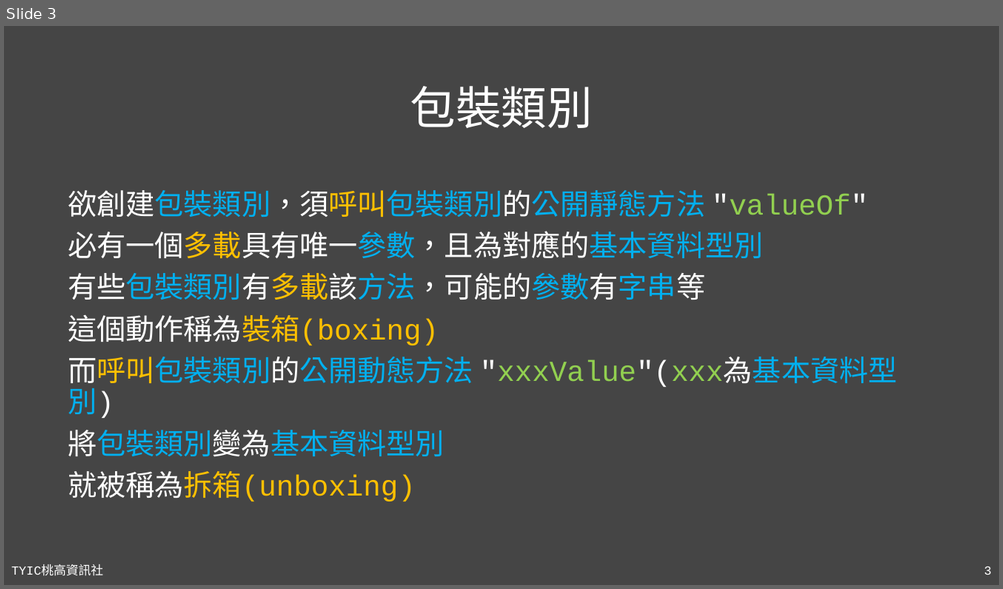
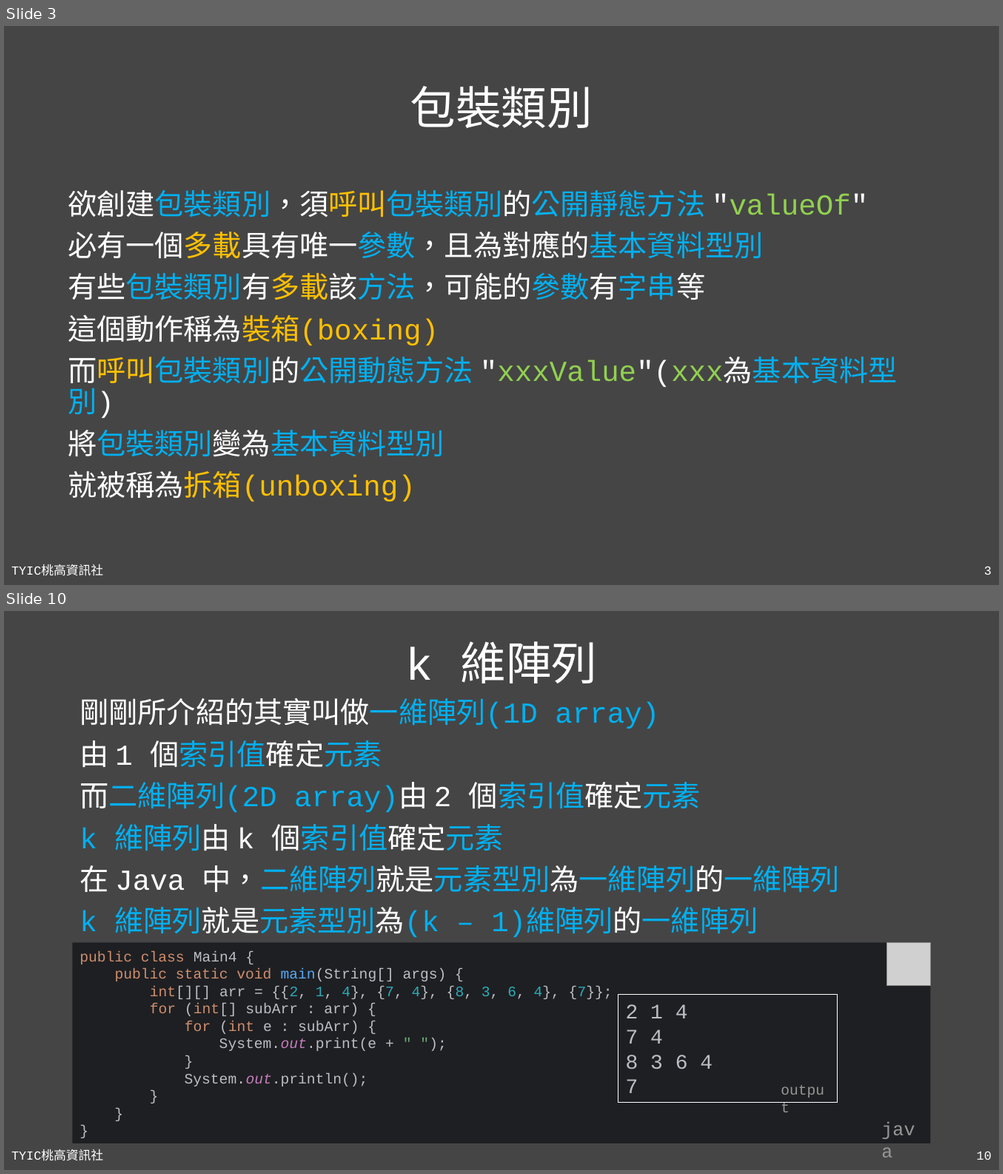
Before and after one commit to TYSHIC/slides, a slide deck: powerpoint/10_包裝類別與工具類別(1).pptx. Shown one above the other, each under a label of ours: slide 3 before the commit, slides 3 and 10 after it; the slides between them are not shown. The pictures are 1003x589 and 1003x1174 pixels, drawn with LibreOffice and Linux fonts; fonts in the diff are those of the drawing; grey boxes stand for pictures. Boxes give left, top, right and bottom in pixels: in the first picture for what was removed or moved away, otherwise in the second. Text is boxed around its words. In the diff, an @@ line names an element or a change of style, - is before the commit and + after.

Commit message:
10_array

```diff
--- a/powerpoint/10_包裝類別與工具類別(1).pptx
+++ b/powerpoint/10_包裝類別與工具類別(1).pptx
@@ slide 10 added at bbox=[4, 611, 999, 1170], background #454545; not listed: 2 template elements that a slide beside it also shows @@
@@ title added at bbox=[405, 641, 597, 684], 44 pt, text #FFFFFF @@
+k 維陣列
@@ text added at bbox=[79, 698, 839, 937], 28 pt, text #00B0F0 @@
+剛剛所介紹的其實叫做一維陣列(1D array)
+由 1 個索引值確定元素
+而二維陣列(2D array)由 2 個索引值確定元素
+k 維陣列由 k 個索引值確定元素
+在 Java 中，二維陣列就是元素型別為一維陣列的一維陣列
+k 維陣列就是元素型別為(k – 1)維陣列的一維陣列
@@ rectangle added at bbox=[73, 943, 930, 1144], fill #1E1F22, 14 pt, text #BCBEC4 @@
+public class Main4 {
+public static void main(String[] args) {
+int[][] arr = {{2, 1, 4}, {7, 4}, {8, 3, 6, 4}, {7}};
+for (int[] subArr : arr) {
+for (int e : subArr) {
+System.out.print(e + " ");
+}
+System.out.println();
+}
+}
+}
@@ picture added at bbox=[887, 943, 930, 986] @@
@@ rectangle added at bbox=[618, 994, 837, 1102], fill #1E1F22, outline #FFFFFF 0.75 pt, 20 pt, text #BCBEC4 @@
+2 1 4
+7 4
+8 3 6 4
+7
@@ text added at bbox=[774, 1077, 836, 1102], 14 pt, text #969696 @@
+output
@@ text added at bbox=[874, 1114, 930, 1144], 18 pt, text #969696 @@
+java
```
Also in this commit, not shown: 2 slides changed, 6 other slides added, 7 other files.
